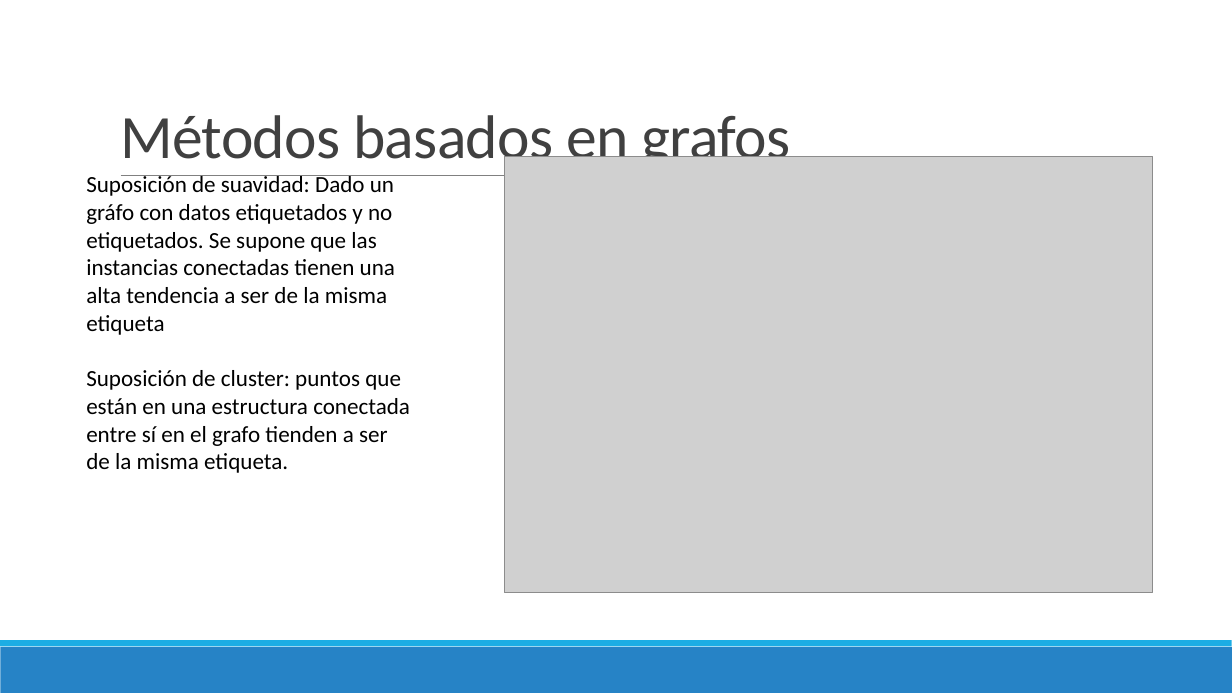
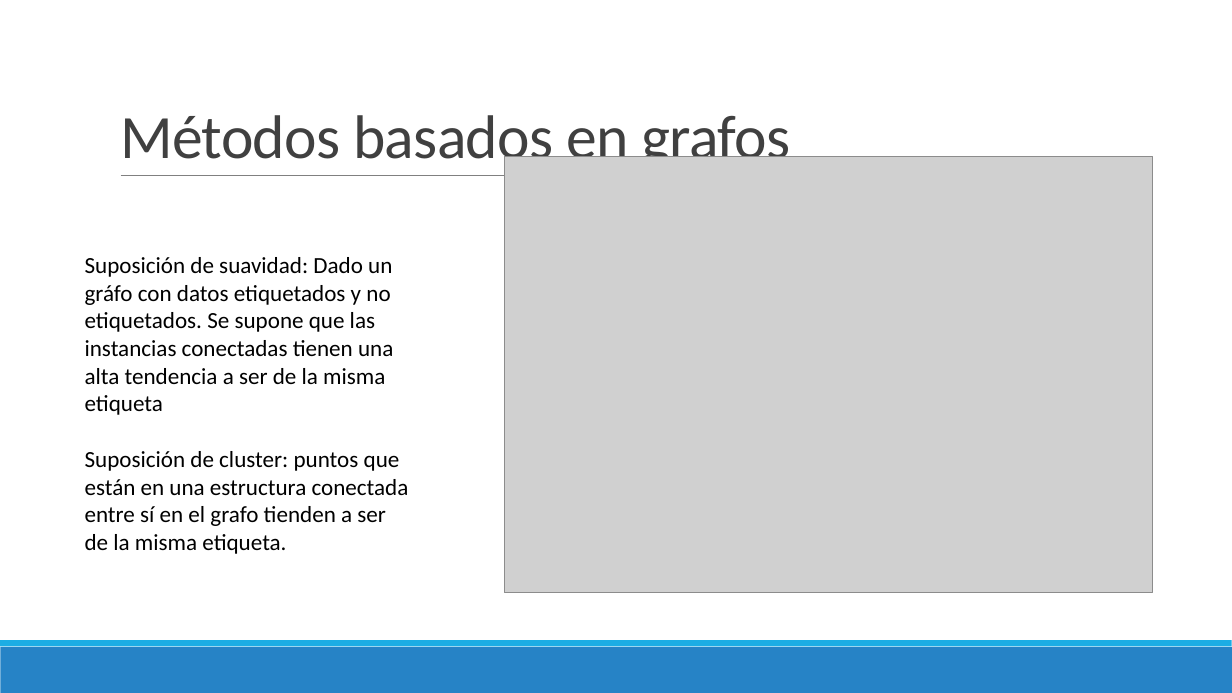
Before and after one commit to AlejoCR/Inv_Corta_III_Semisupervised_learning, a slide deck: slide 16 of investigacion_corta_III_semi_supervised_self_supervised.pptx. Drawn at 1232x693 pixels with LibreOffice and Linux fonts; fonts in the diff are those of the drawing; grey boxes stand for pictures. Boxes give left, top, right and bottom in pixels: in the first picture for what was removed or moved away, otherwise in the second. Text is boxed around its words. In the diff, an @@ line names an element or a change of style, - is before the commit and + after.

```diff
--- a/investigacion_corta_III_semi_supervised_self_supervised.pptx
+++ b/investigacion_corta_III_semi_supervised_self_supervised.pptx
@@ text "Suposición de suavidad: Dado un ..." moved from (x1=86, y1=175, x2=410, y2=473) to (x1=85, y1=257, x2=409, y2=554) @@
```
Also in this commit, not shown: 7 other slides changed, 1 other file.
